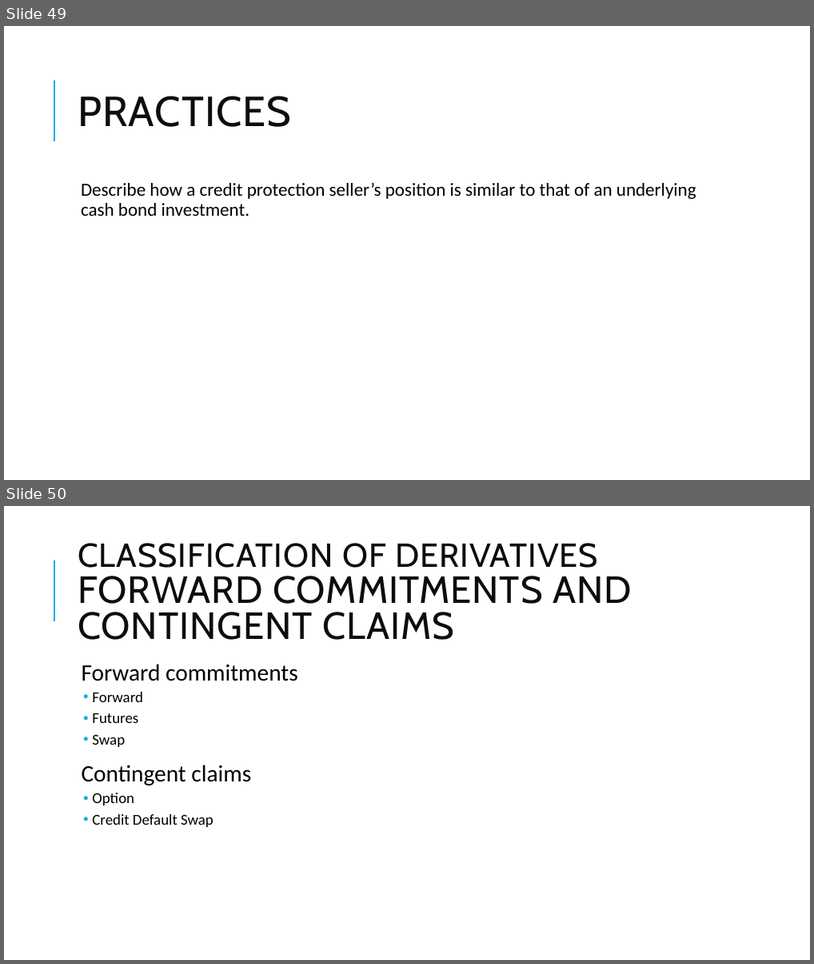
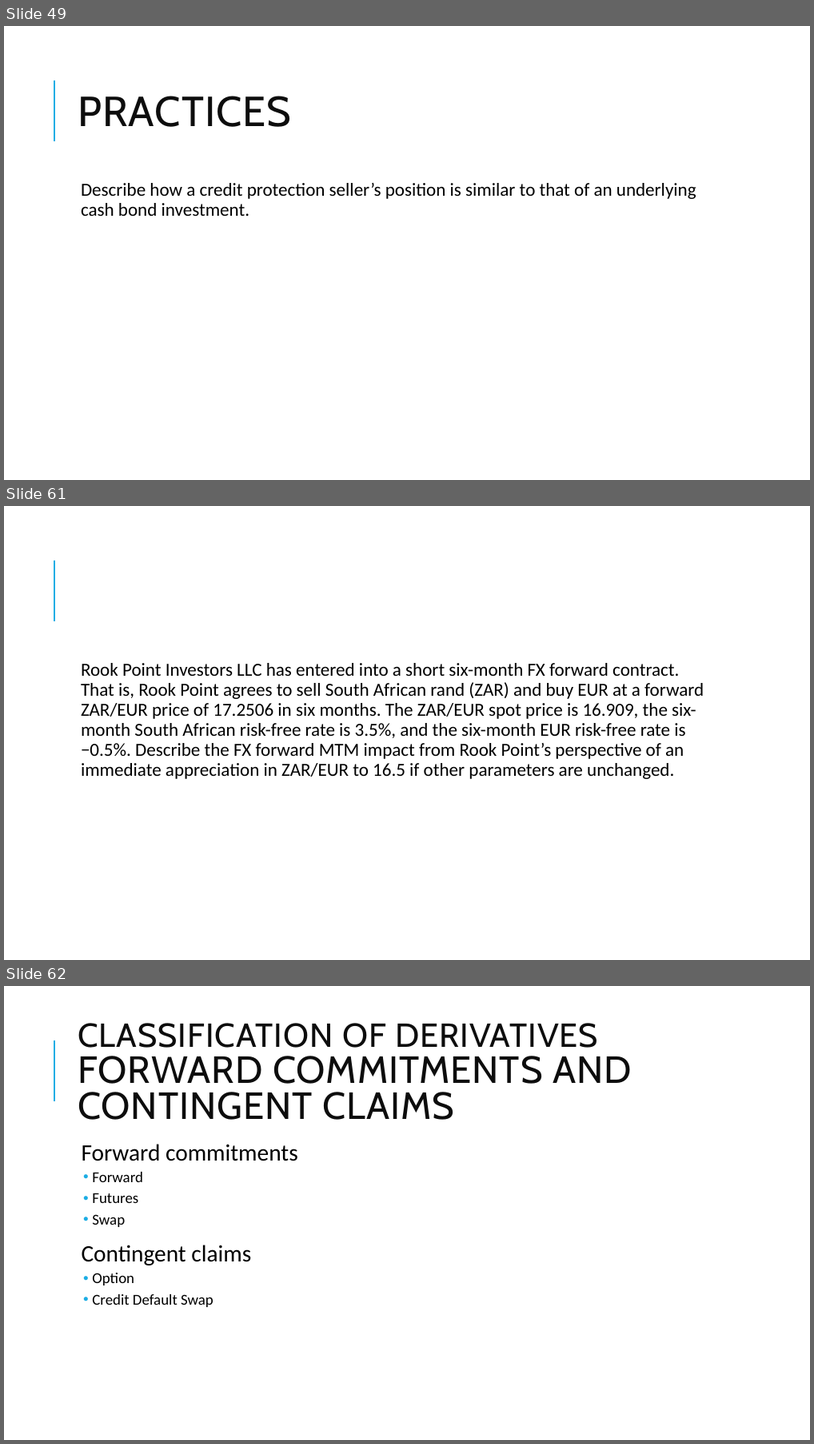
Before and after one commit to Isco0530/data, a slide deck: Derivatives.pptx. Shown one above the other, each under a label of ours: slides 49 and 50 before the commit, slides 49, 61 and 62 after it; the slides between them are not shown. The pictures are 814x964 and 814x1444 pixels, drawn with LibreOffice and Linux fonts; fonts in the diff are those of the drawing; background and template pictures are left out. Boxes give left, top, right and bottom in pixels: in the first picture for what was removed or moved away, otherwise in the second. Text is boxed around its words. In the diff, an @@ line names an element or a change of style, - is before the commit and + after.

```diff
--- a/Derivatives.pptx
+++ b/Derivatives.pptx
@@ slide 61 added at <box>4,506,810,960</box>, background #FFFFFF; not listed: 1 template element that a slide beside it also shows @@
@@ text added at <box>81,663,704,779</box>, 22 pt, text #000000 @@
+  Rook Point Investors LLC has entered into a short six-month FX forward contract. That is, Rook Point agrees to sell South African rand (ZAR) and buy EUR at a forward ZAR/EUR price of 17.2506 in six months. The ZAR/EUR spot price is 16.909, the six-month South African risk-free rate is 3.5%, and the six-month EUR risk-free rate is −0.5%. Describe the FX forward MTM impact from Rook Point’s perspective of an immediate appreciation in ZAR/EUR to 16.5 if other parameters are unchanged.
@@ what was slide 50 is now slide 62 @@
```
Also in this commit, not shown: 11 other slides added, 1 other file.
